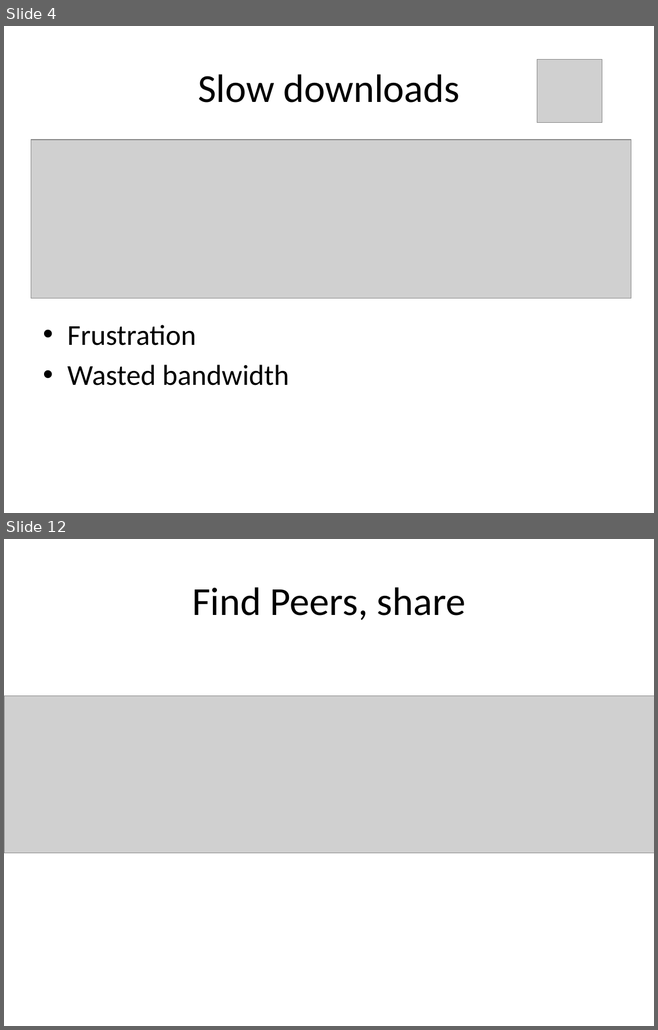
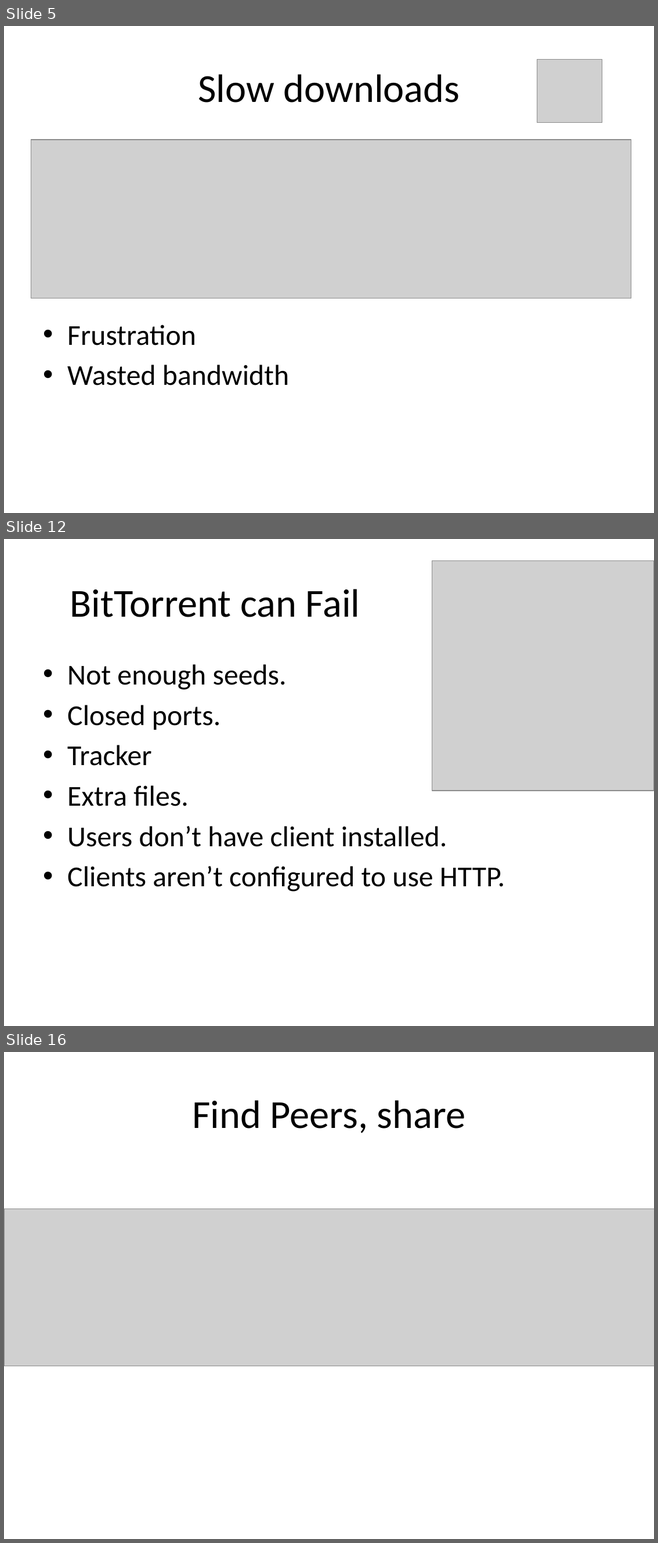
Before and after one commit to rdp/p2pwebclient, a slide deck: thesis_presentation/How to Make the Internet Faster.pptx. Shown one above the other, each under a label of ours: slides 4 and 12 before the commit, slides 5, 12 and 16 after it; the slides between them are not shown. The pictures are 658x1030 and 658x1543 pixels, drawn with LibreOffice and Linux fonts; fonts in the diff are those of the drawing; grey boxes stand for pictures. Boxes give left, top, right and bottom in pixels: in the first picture for what was removed or moved away, otherwise in the second. Text is boxed around its words. In the diff, an @@ line names an element or a change of style, - is before the commit and + after.

```diff
--- a/thesis_presentation/How to Make the Internet Faster.pptx
+++ b/thesis_presentation/How to Make the Internet Faster.pptx
@@ slide 12 added at [4, 539, 654, 1026], background #FFFFFF @@
@@ picture added at [431, 560, 654, 790] @@
@@ title added at [70, 589, 360, 617], 44 pt, text #000000 @@
+BitTorrent can Fail
@@ text added at [67, 664, 505, 892], 32 pt, text #000000 @@
+• Not enough seeds.
+• Closed ports.
+• Tracker
+• Extra files.
+• Users don’t have client installed.
+• Clients aren’t configured to use HTTP.
@@ what was slide 4 is now slide 5 @@
@@ what was slide 12 is now slide 16 @@
```
Also in this commit, not shown: 7 slides changed, 7 other slides added, 1 slide removed, 2 other files.
